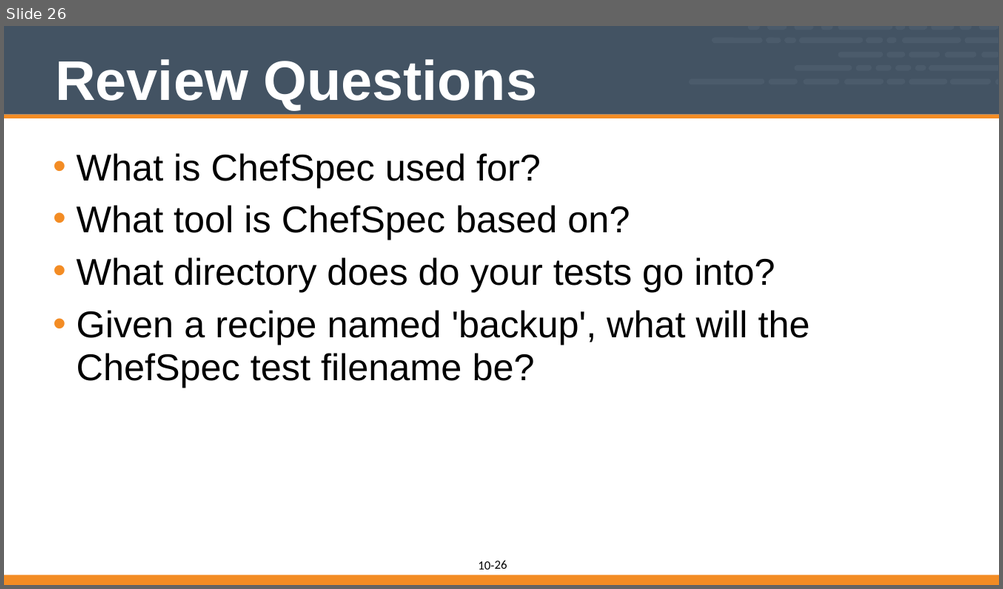
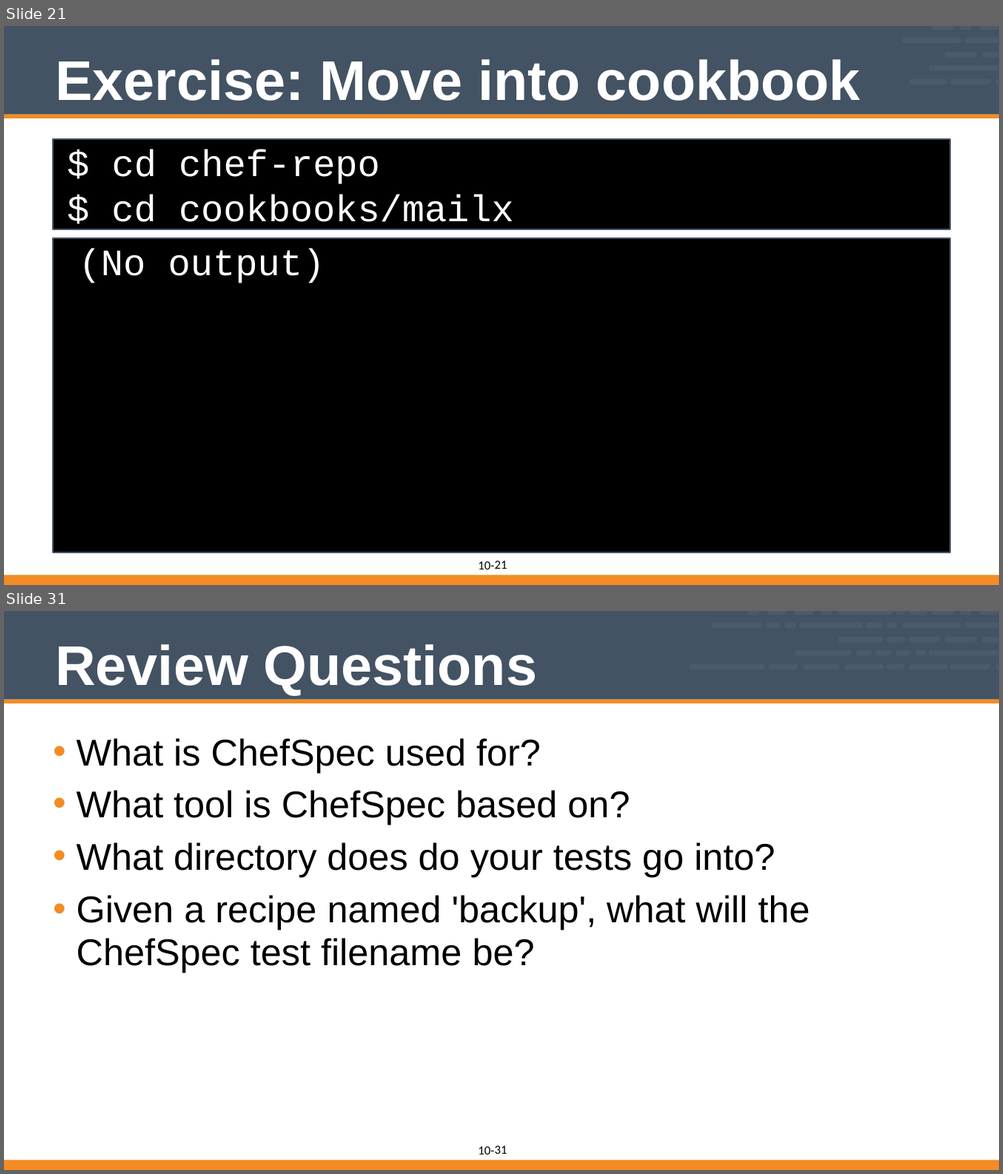
Before and after one commit to vinyar/chef-intermediate, a slide deck: 10-introduction_to_chefspec.pptx. Shown one above the other, each under a label of ours: slide 26 before the commit, slides 21 and 31 after it; the slides between them are not shown. The pictures are 1003x589 and 1003x1174 pixels, drawn with LibreOffice and Linux fonts; fonts in the diff are those of the drawing. Boxes give left, top, right and bottom in pixels: in the first picture for what was removed or moved away, otherwise in the second. Text is boxed around its words. In the diff, an @@ line names an element or a change of style, - is before the commit and + after.

Commit message:
Update Intro to ChefSpec (Module 10)
* Updated the fonts and formatting
* Updated the commands to remove the 'require_relative'
* Updated to use 'rspec --init' to generate the spec directory
* Added the command generate the spec/unit directory
* Changed coverge to now use ChefSpec::Coverage.start! instead of report! in an at_exit block
* Changed Runner to SoloRunner
* Incluced details about the two different mailx package per platform
* Called the platforms by their platform name instead of platform family

```diff
--- a/10-introduction_to_chefspec.pptx
+++ b/10-introduction_to_chefspec.pptx
@@ slide 21 added at (4,26,999,585), background #FFFFFF; not listed: 2 template elements that a slide beside it also shows @@
@@ freeform shape added at (902,37,961,43), fill #4B5B6B @@
@@ freeform shape added at (930,26,953,30), fill #4B5B6B @@
@@ freeform shape added at (959,26,971,30), fill #4B5B6B @@
@@ freeform shape added at (964,37,997,43), fill #4B5B6B @@
@@ freeform shape added at (979,26,997,30), fill #4B5B6B @@
@@ title added at (55,59,860,101), 72 pt, text #FFFFFF, bold @@
+Exercise: Move into cookbook
@@ freeform shape added at (928,65,997,70), fill #4B5B6B @@
@@ freeform shape added at (945,52,976,57), fill #4B5B6B @@
@@ freeform shape added at (981,52,997,57), fill #4B5B6B @@
@@ freeform shape added at (908,79,947,84), fill #4B5B6B @@
@@ freeform shape added at (949,79,990,84), fill #4B5B6B @@
@@ freeform shape added at (995,79,997,84), fill #4B5B6B @@
@@ freeform shape added at (4,114,999,118), fill #F38C24 @@
@@ rectangle added at (54,139,950,230), fill #000000, outline #435363 2 pt, 48 pt, text #FFFFFF @@
+$ cd chef-repo
+$ cd cookbooks/mailx
@@ rectangle added at (54,238,950,552), fill #000000, outline #435363 2 pt, 48 pt, text #FFFFFF @@
+(No output)
@@ freeform shape added at (4,575,999,585), fill #F38C24 @@
@@ page number added at (495,561,507,569), 16 pt, text #000000 @@
+21
@@ what was slide 26 is now slide 31 @@
@@ page number at (495,1146,507,1154): text changed @@
-26
+31
```
Also in this commit, not shown: 18 slides changed, 5 other slides added, 1 slide removed.
